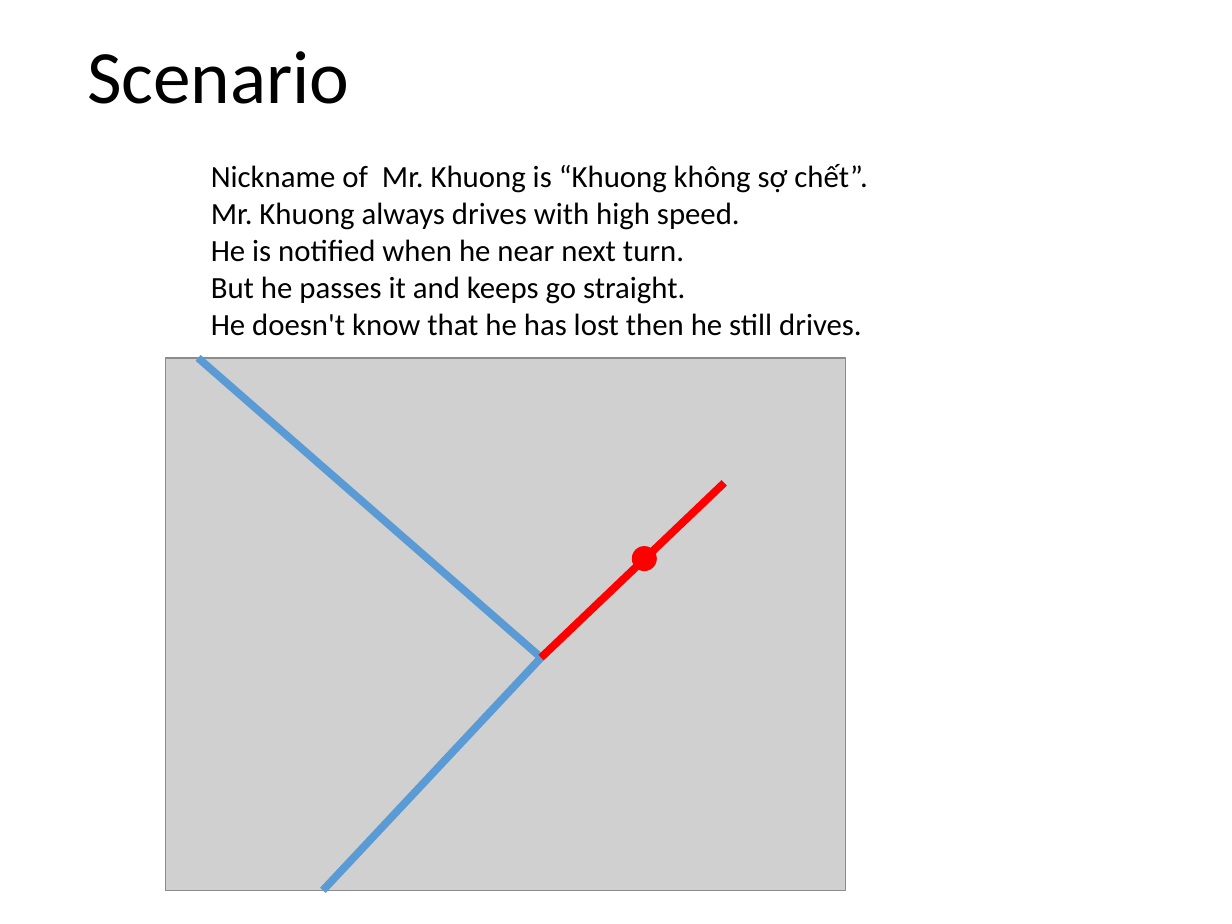
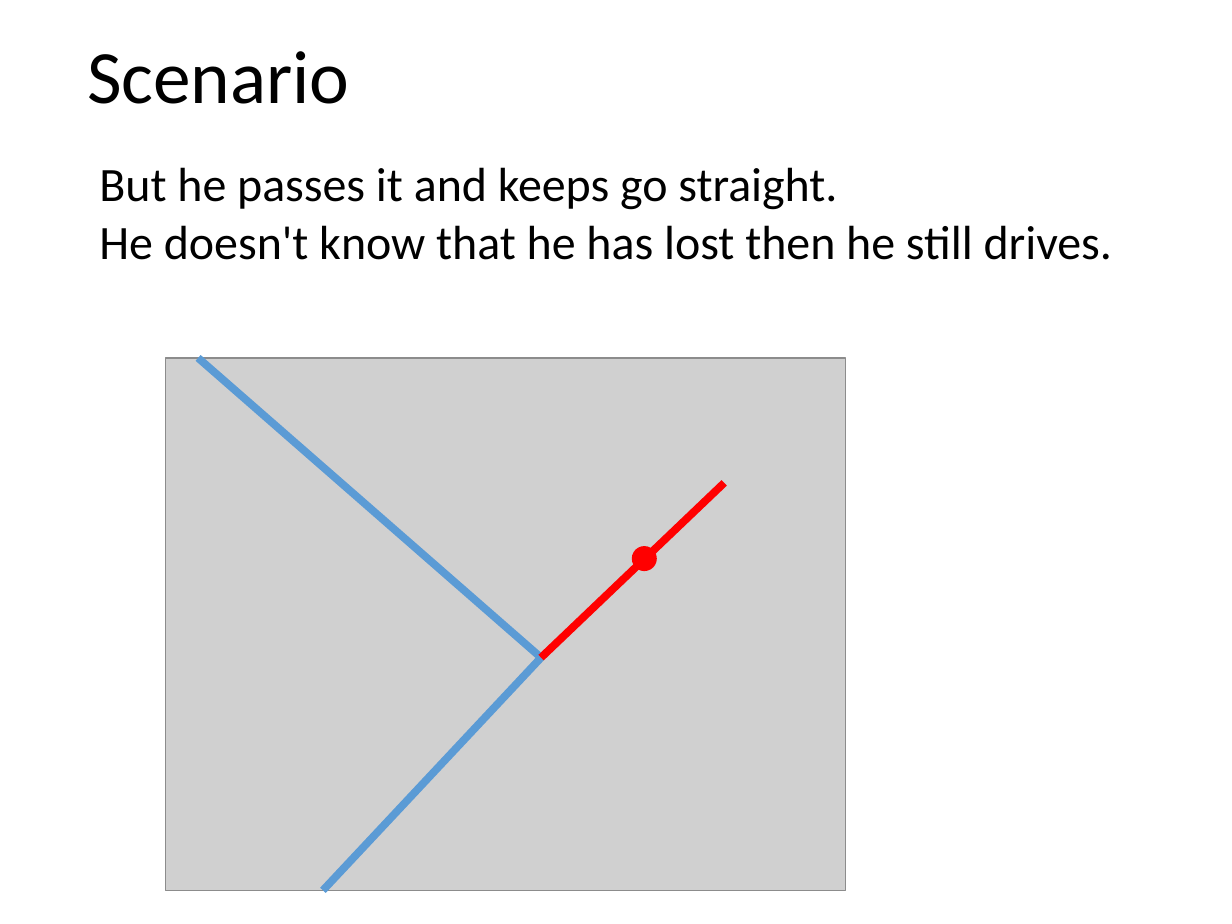
Before and after one commit to hqt/street-router, a slide deck: slide 4 of Document/presentation/nam/notify wrong way.pptx. Drawn at 1232x924 pixels with LibreOffice and Linux fonts; fonts in the diff are those of the drawing; grey boxes stand for pictures. Boxes give left, top, right and bottom in pixels: in the first picture for what was removed or moved away, otherwise in the second. Text is boxed around its words. In the diff, an @@ line names an element or a change of style, - is before the commit and + after.

```diff
--- a/Document/presentation/nam/notify wrong way.pptx
+++ b/Document/presentation/nam/notify wrong way.pptx
@@ text "But he passes it and ...": place and size @@
-text "But he passes it and ..." at (211,164,867,336)
+text "But he passes it and ..." at (99,167,1112,260)
@@ text "But he passes it and ..." at (99,167,1112,260): size 18 to 28 pt @@
@@ text at (211,164,867,262): paragraphs removed @@
-Nickname of Mr. Khuong is “Khuong không sợ chết”.
-Mr. Khuong always drives with high speed.
-He is notified when he near next turn.
```
Also in this commit, not shown: 5 other slides changed, 17 other files.
